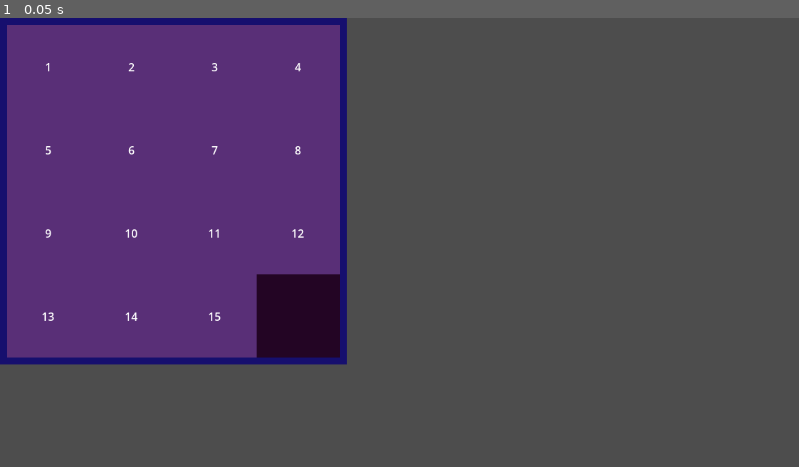
Above: before the commit, frame 1.
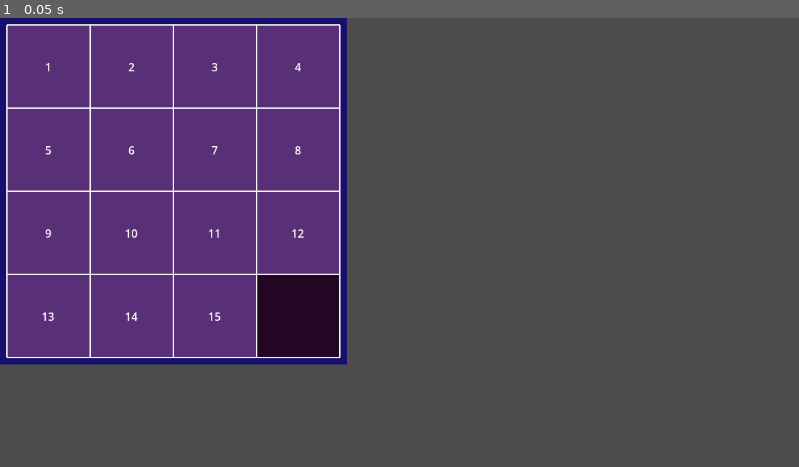
Above: after the commit, the same moment.

Repository: Guilherme-Godot/SlidePuzzle
Game: Godot game, scene res://scenes/main.tscn
Two runs of this game, one before a commit and one after it. Both use one fixed random seed, a clock stepped at 60 frames per second and the inputs below.
Inputs:
- Up to frame 1 (0.05 s): no input

The runs differ from the first frame. In frame 1, 1.7% of the frame differs, in the area x 0-43%, y 1-76%.

Commit message:
another panel to draw grid lines on top

Diff:
--- /dev/null
+++ b/scenes/Lines.gd
@@ -0,0 +1,22 @@
+extends Panel
+
+@export var n_x: int = 3
+@export var n_y: int = 3
+@export var size_arg: int = 100
+@export var border_size:int = 10
+
+func set_attributes(sizes:int, n:int, border_size_arg:int):
+	n_x = n
+	n_y = n
+	size_arg = sizes
+	border_size = border_size_arg
+
+func _draw():
+	for i in range(n_x+1):
+		var start = Vector2i(border_size + i * size_arg, border_size)
+		var end = Vector2i(border_size + i * size_arg, border_size + n_y * size_arg)
+		draw_line(start, end, Color.WHITE_SMOKE, 2)
+	for i in range(n_y+1):
+		var start = Vector2i(border_size, border_size + i * size_arg)
+		var end = Vector2i(border_size + n_y * size_arg, border_size + i * size_arg)
+		draw_line(start, end, Color.WHITE_SMOKE, 2)
--- a/scenes/main.gd
+++ b/scenes/main.gd
@@ -3,7 +3,8 @@
 func _ready():
 	%Board.set_attributes(120, 4, 10)
 	%Board.start()
+	%Lines.set_attributes(120, 4, 10)
 
-func _process(delta):
+func _process(_delta):
 	if Input.is_key_pressed(KEY_ESCAPE):
 		get_tree().quit()
--- a/scenes/main.tscn
+++ b/scenes/main.tscn
@@ -1,7 +1,8 @@
-[gd_scene load_steps=4 format=3 uid="uid://yfkjqp81xoou"]
+[gd_scene load_steps=6 format=3 uid="uid://yfkjqp81xoou"]
 
 [ext_resource type="PackedScene" uid="uid://oxf366msocex" path="res://scenes/panel.tscn" id="1_giwg8"]
 [ext_resource type="Script" path="res://scenes/main.gd" id="1_r2cq6"]
+[ext_resource type="Script" path="res://scenes/Lines.gd" id="3_2wmee"]
 
 [sub_resource type="StyleBoxFlat" id="StyleBoxFlat_o2fb4"]
 bg_color = Color(0.137255, 0.0196078, 0.141176, 1)
@@ -10,6 +11,9 @@
 border_width_right = 10
 border_width_bottom = 10
 border_color = Color(0.0862745, 0.0588235, 0.431373, 1)
+
+[sub_resource type="StyleBoxFlat" id="StyleBoxFlat_s1b5x"]
+bg_color = Color(0, 0, 0, 1)
 
 [node name="main" type="Node"]
 script = ExtResource("1_r2cq6")
@@ -21,3 +25,8 @@
 offset_right = 150.0
 offset_bottom = 150.0
 theme_override_styles/panel = SubResource("StyleBoxFlat_o2fb4")
+
+[node name="Lines" type="Panel" parent="."]
+unique_name_in_owner = true
+theme_override_styles/panel = SubResource("StyleBoxFlat_s1b5x")
+script = ExtResource("3_2wmee")
--- a/scenes/panel.gd
+++ b/scenes/panel.gd
@@ -6,11 +6,11 @@
 @export var border_size:int = 10
 var square = preload("res://scenes/color_rect.tscn")
 
-func set_attributes(sizes:int, n:int, border_size:int):
+func set_attributes(sizes:int, n:int, border_size_arg:int):
 	n_x = n
 	n_y = n
 	size_arg = sizes
-	border_size = border_size
+	border_size = border_size_arg
 
 func start():
 	size.x = size_arg * n_x + border_size * 2
@@ -29,10 +29,8 @@
 			squares.append(new_square)
 	print(number_of_squares)
 
-func _draw():
-	draw_line(Vector2i(size_arg, size_arg), Vector2i(size_arg, n_y * size_arg), Color.WHITE_SMOKE, 2)
-	draw_line(Vector2i(50, 50), Vector2i(50, 200), Color.WHITE_SMOKE, 5)
 
-func _physics_process(delta):
+
+func _physics_process(_delta):
 	if Input.is_key_pressed(KEY_ESCAPE):
 		get_tree().quit()
